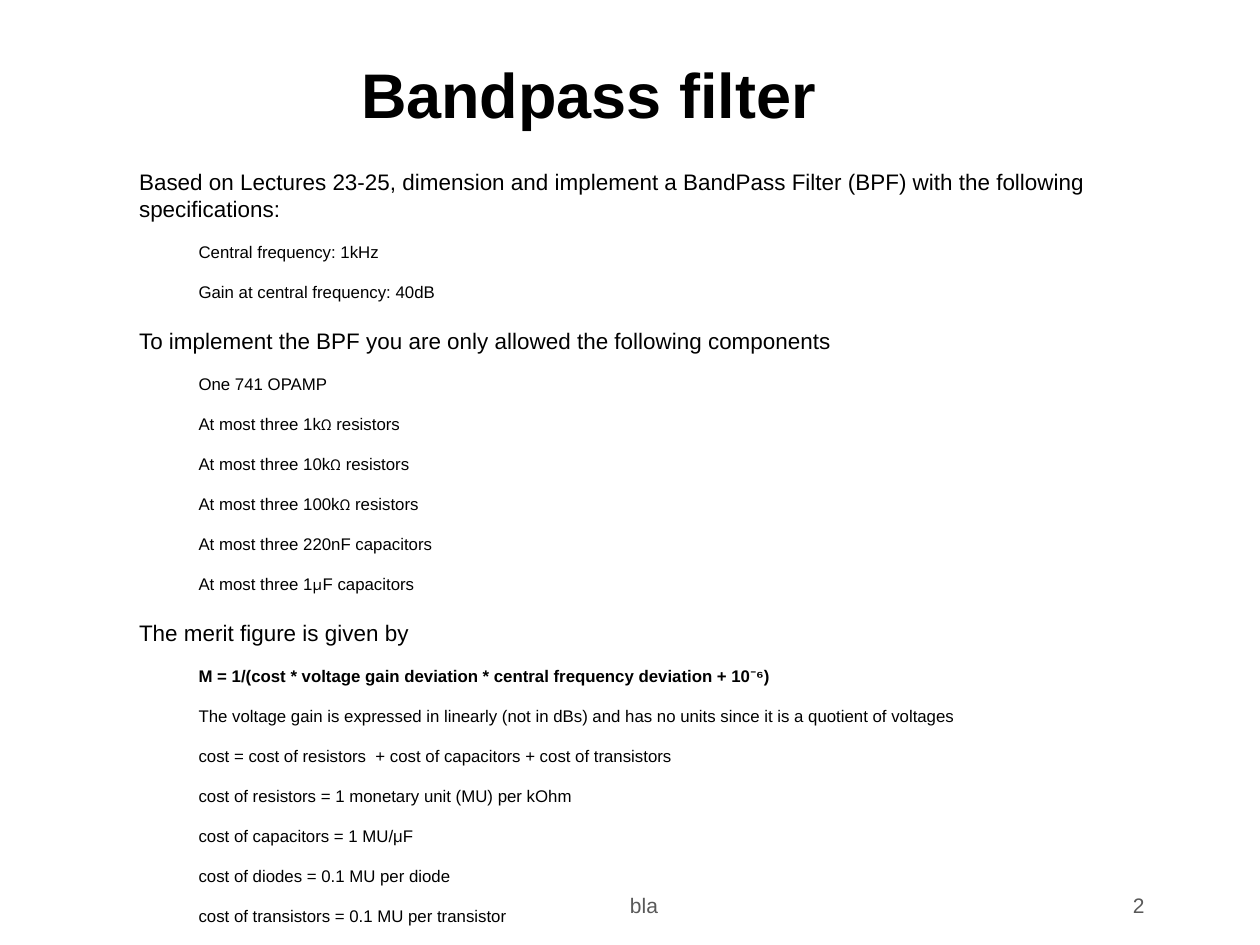
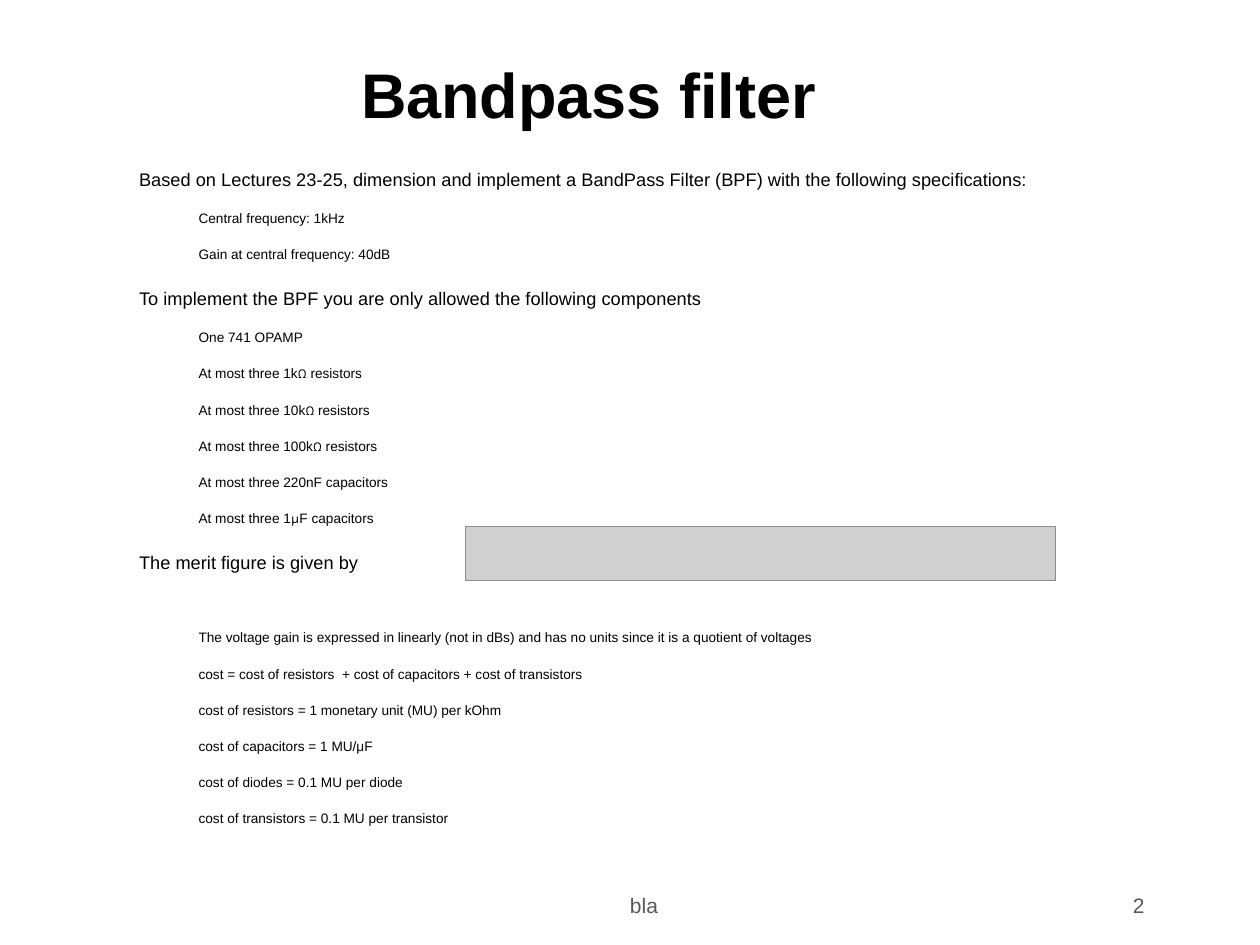
Before and after one commit to jjts/ist-tcfe, a slide deck: slide 2 of t5/t5.odp. Drawn at 1260x945 pixels with LibreOffice and Linux fonts; fonts in the diff are those of the drawing; grey boxes stand for pictures; background and template pictures are left out. Boxes give left, top, right and bottom in pixels: in the first picture for what was removed or moved away, otherwise in the second. Text is boxed around its words. In the diff, an @@ line names an element or a change of style, - is before the commit and + after.

Commit message:
hope it is the last fix

```diff
--- a/t5/t5.odp
+++ b/t5/t5.odp
@@ text "Based on Lectures 23-25, dimension ..." at [139, 172, 1027, 790]: size 12.8 to 10.4 pt in "Based on Lectures 23-25, dimension and implement ...", "To implement the BPF you are only ...", "The merit figure is given by"; size 9.6 to 7.8 pt in "Central frequency: 1kHz", "Gain at central frequency: 40dB", "One 741 OPAMP", "At most three 1kΩ resistors" and 10 more places @@
@@ picture added at [466, 527, 1056, 581] @@
@@ text at [199, 669, 769, 686]: paragraph removed @@
-  M = 1/(cost * voltage gain deviation * central frequency deviation + 10⁻⁶)
```
